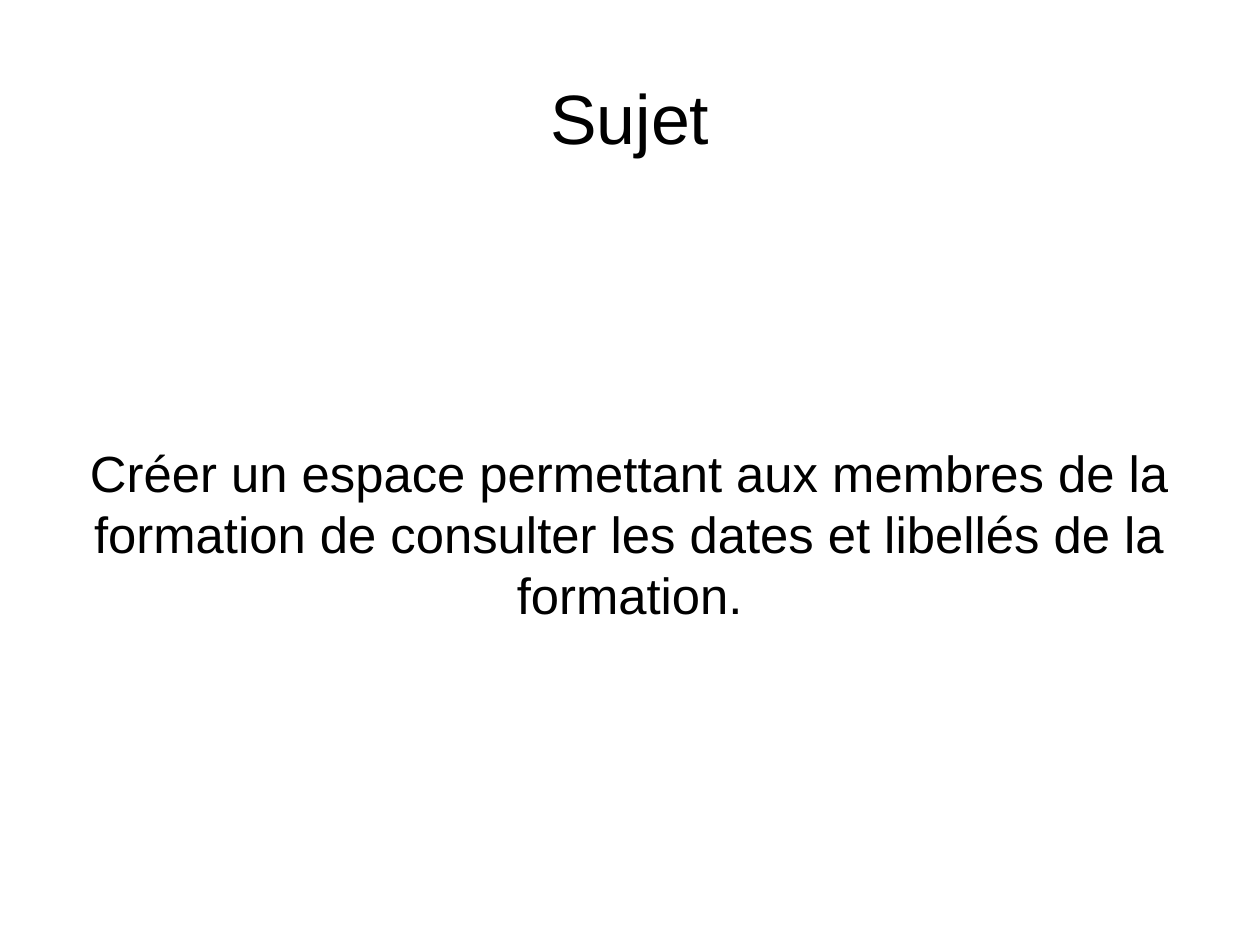
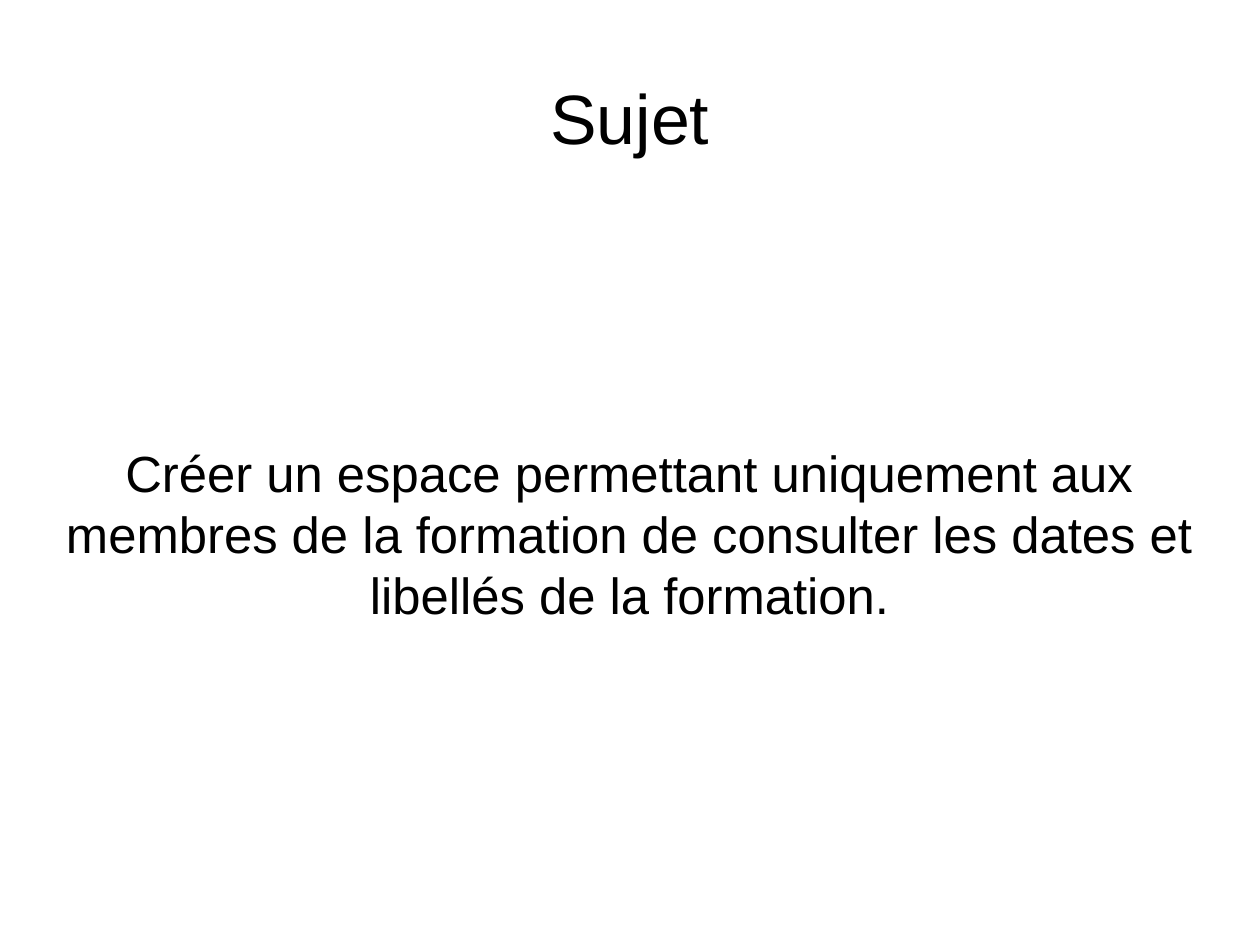
Before and after one commit to TOTOleHero/SmileFormationPHP, a slide deck: slide 2 of mini-projet.odp (slide 1 before the commit). Drawn at 1260x945 pixels with LibreOffice and Linux fonts; fonts in the diff are those of the drawing. Boxes give left, top, right and bottom in pixels: in the first picture for what was removed or moved away, otherwise in the second. Text is boxed around its words. In the diff, an @@ line names an element or a change of style, - is before the commit and + after.

Commit message:
update doc

```diff
--- a/mini-projet.odp
+++ b/mini-projet.odp
@@ subtitle at bbox=[66, 454, 1192, 615]: text changed @@
-Créer un espace permettant aux membres de la formation de consulter les dates et libellés de la formation.
+Créer un espace permettant uniquement aux membres de la formation de consulter les dates et libellés de la formation.
```
Also in this commit, not shown: 3 other slides changed, 5 slides added.
